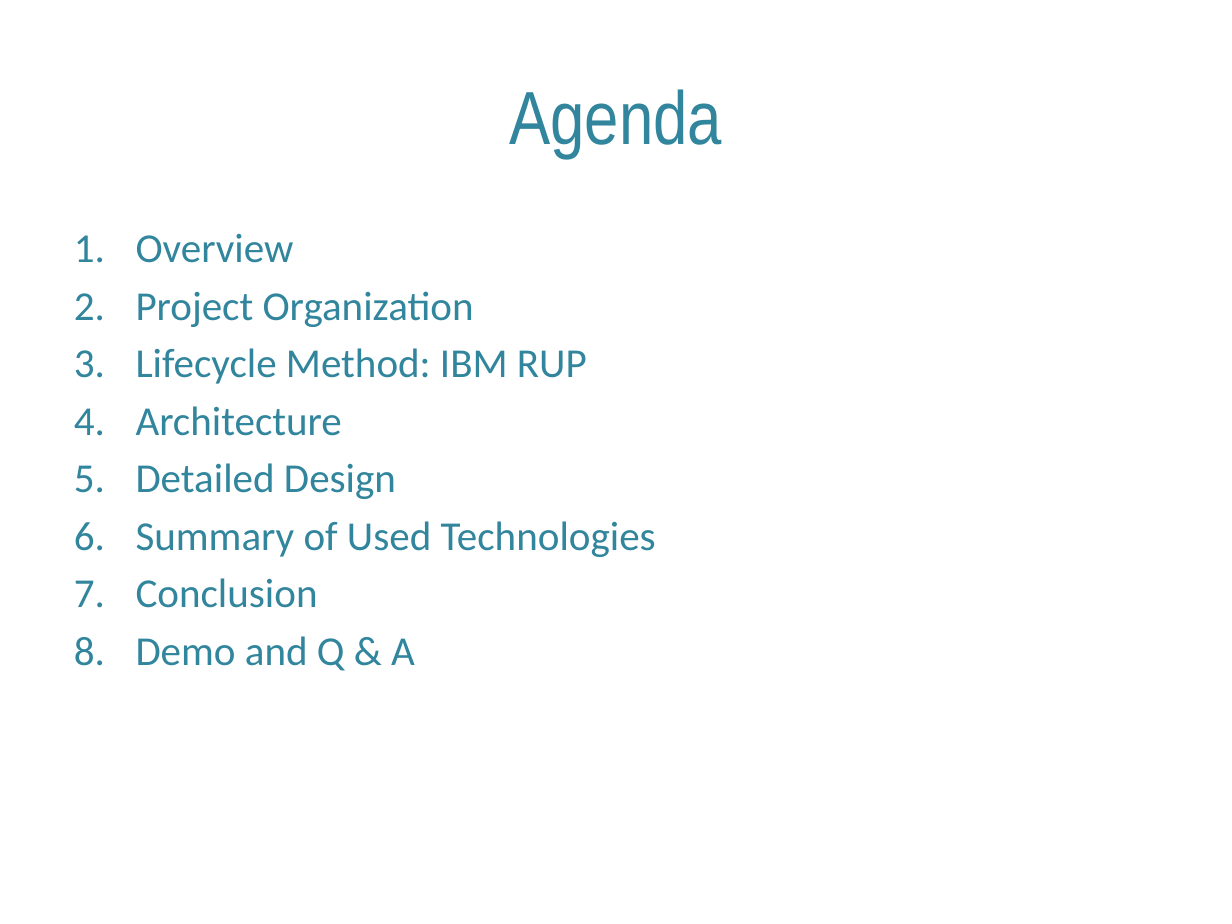
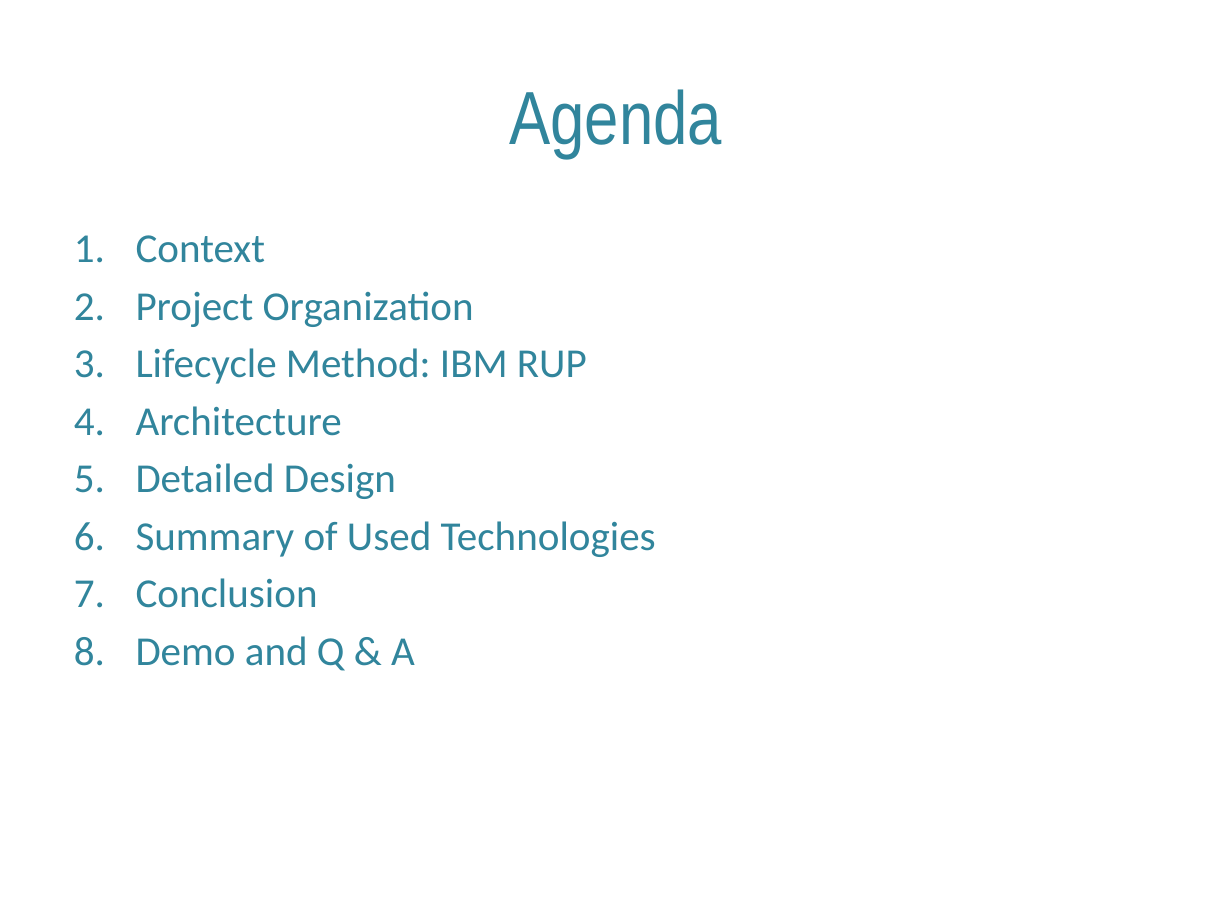
Before and after one commit to garethstephenson/ELEN7046_Group2_2016, a slide deck: slide 3 of documentation/ELEN7046 Group 2 - Group Presention.pptx. Drawn at 1232x924 pixels with LibreOffice and Linux fonts; fonts in the diff are those of the drawing; background and template pictures are left out. Boxes give left, top, right and bottom in pixels: in the first picture for what was removed or moved away, otherwise in the second. Text is boxed around its words. In the diff, an @@ line names an element or a change of style, - is before the commit and + after.

```diff
--- a/documentation/ELEN7046 Group 2 - Group Presention.pptx
+++ b/documentation/ELEN7046 Group 2 - Group Presention.pptx
@@ text at (136,235,266,263): text changed @@
-1. Overview
+1. Context
```
Also in this commit, not shown: 6 other slides changed, 1 slide added, 1 slide removed, 6 other files.
